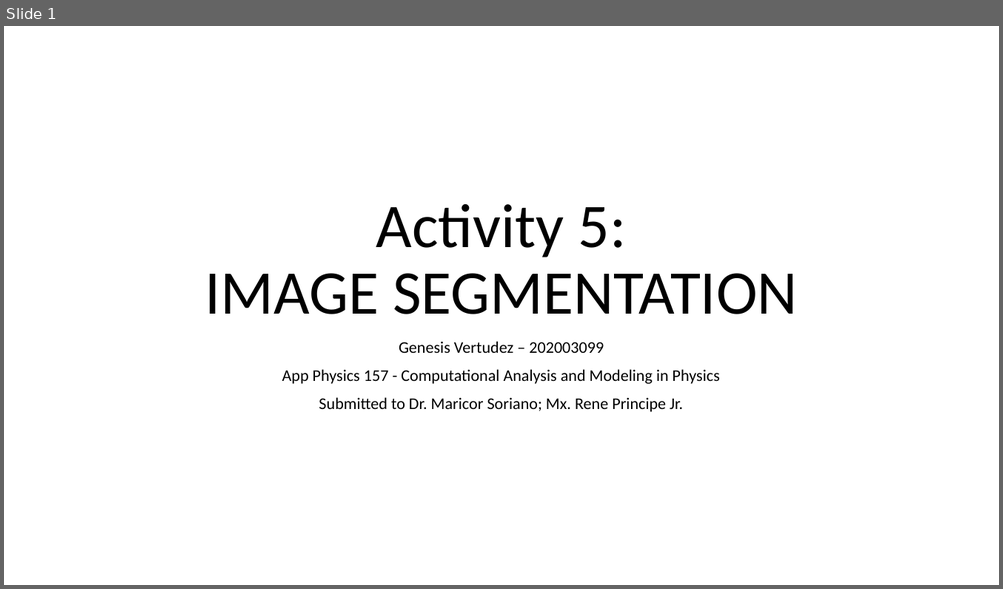
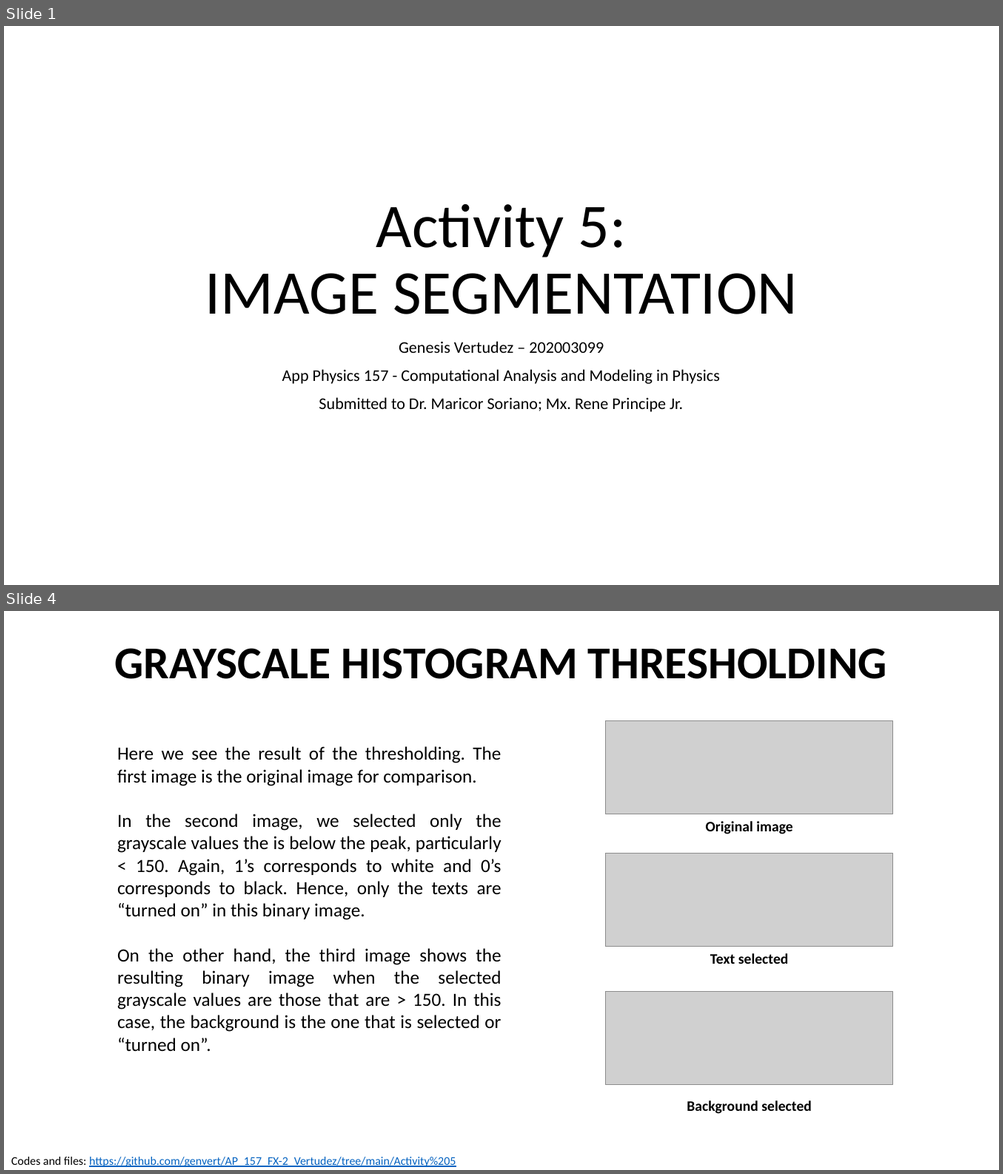
Before and after one commit to genvert/AP_157_FX-2_Vertudez, a slide deck: Activity 5/Vertudez_Activity_5_Report.pptx. Shown one above the other, each under a label of ours: slide 1 before the commit, slides 1 and 4 after it; the slides between them are not shown. The pictures are 1003x589 and 1003x1174 pixels, drawn with LibreOffice and Linux fonts; fonts in the diff are those of the drawing; grey boxes stand for pictures. Boxes give left, top, right and bottom in pixels: in the first picture for what was removed or moved away, otherwise in the second. Text is boxed around its words. In the diff, an @@ line names an element or a change of style, - is before the commit and + after.

```diff
--- a/Activity 5/Vertudez_Activity_5_Report.pptx
+++ b/Activity 5/Vertudez_Activity_5_Report.pptx
@@ slide 4 added at box(4, 611, 999, 1170), background #FFFFFF @@
@@ title added at box(114, 648, 887, 679), 44 pt, text #000000, bold @@
+GRAYSCALE HISTOGRAM THRESHOLDING
@@ picture added at box(606, 721, 893, 814) @@
@@ text added at box(117, 746, 501, 1051), 18 pt, text #000000 @@
+Here we see the result of the thresholding. The first image is the original image for comparison.
+In the second image, we selected only the grayscale values the is below the peak, particularly < 150. Again, 1’s corresponds to white and 0’s corresponds to black. Hence, only the texts are “turned on” in this binary image.
+On the other hand, the third image shows the resulting binary image when the selected grayscale values are those that are > 150. In this case, the background is the one that is selected or “turned on”.
@@ text added at box(706, 821, 792, 834), 14 pt, text #000000, bold @@
+Original image
@@ picture added at box(606, 854, 893, 947) @@
@@ text added at box(710, 954, 788, 964), 14 pt, text #000000, bold @@
+Text selected
@@ picture added at box(606, 991, 893, 1085) @@
@@ text added at box(686, 1101, 811, 1114), 14 pt, text #000000, bold @@
+Background selected
@@ text added at box(11, 1157, 455, 1167), 11.4 pt, text #0563C1, underline @@
+Codes and files: https://github.com/genvert/AP_157_FX-2_Vertudez/tree/main/Activity%205
```
Also in this commit, not shown: 11 slides changed, 5 other slides added, 2 other files.
